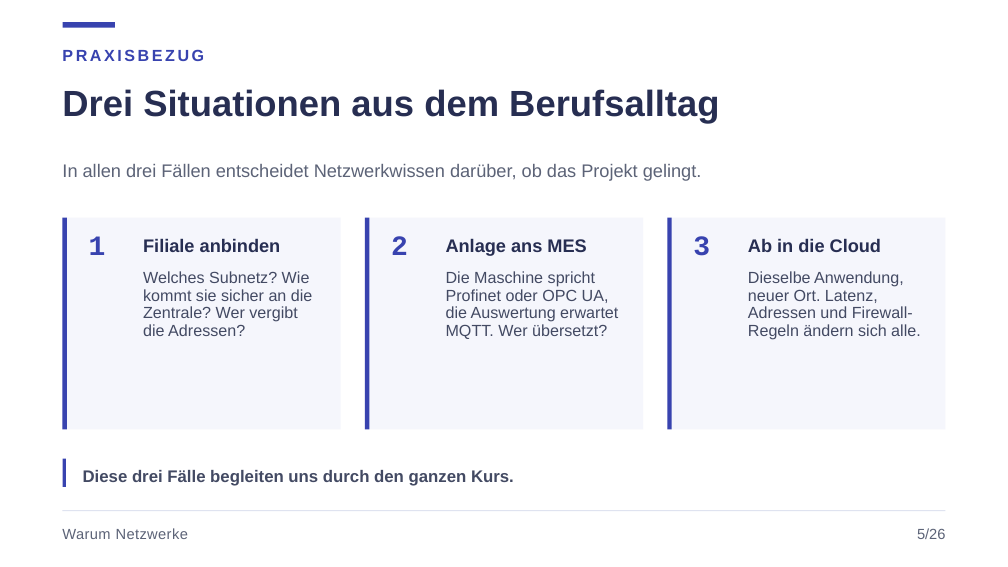
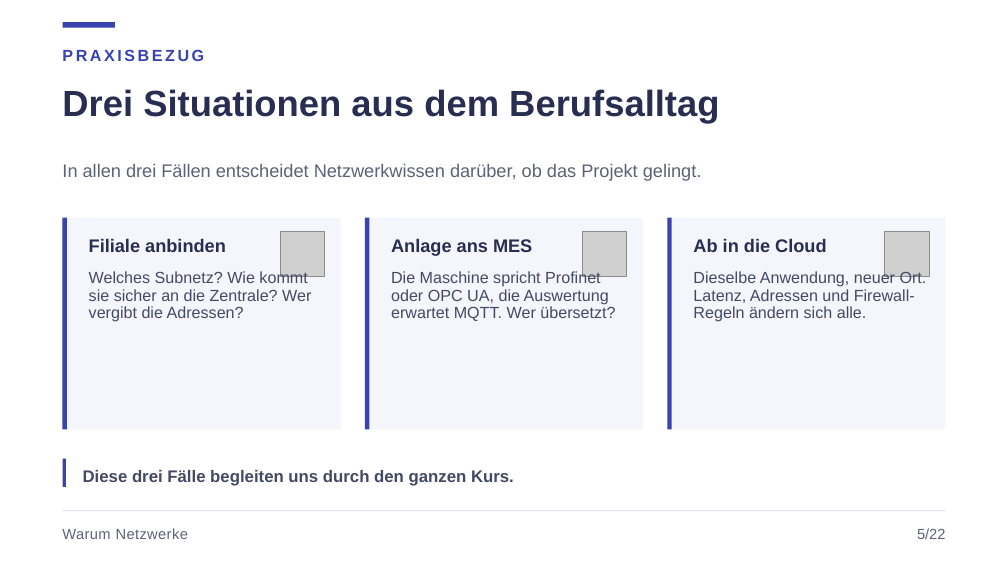
Before and after one commit to JacobMenge/kurs-unterlagen, a slide deck: slide 7 of folien/dist/01-netzwerke-grundlagen.pptx. Drawn at 1008x567 pixels with LibreOffice and Linux fonts; fonts in the diff are those of the drawing; grey boxes stand for pictures. Boxes give left, top, right and bottom in pixels: in the first picture for what was removed or moved away, otherwise in the second. Text is boxed around its words. In the diff, an @@ line names an element or a change of style, - is before the commit and + after.

```diff
--- a/folien/dist/01-netzwerke-grundlagen.pptx
+++ b/folien/dist/01-netzwerke-grundlagen.pptx
@@ text "Filiale anbinden": place and size @@
-text "Filiale anbinden" at box(143, 238, 281, 252)
+text "Filiale anbinden" at box(89, 238, 226, 252)
@@ text removed at box(89, 236, 106, 255) @@
-1
@@ picture added at box(280, 232, 325, 276) @@
@@ text "Anlage ans MES": place and size @@
-text "Anlage ans MES" at box(446, 238, 586, 256)
+text "Anlage ans MES" at box(391, 238, 532, 256)
@@ text removed at box(391, 236, 408, 255) @@
-2
@@ picture added at box(583, 232, 627, 276) @@
@@ text "Ab in die Cloud": place and size @@
-text "Ab in die Cloud" at box(748, 238, 881, 252)
+text "Ab in die Cloud" at box(693, 238, 826, 252)
@@ text removed at box(693, 236, 710, 256) @@
-3
@@ picture added at box(885, 232, 929, 276) @@
@@ text "Welches Subnetz? Wie kommt sie ..." rewrapped from box(143, 271, 312, 336) to box(89, 270, 311, 322) @@
@@ text "Die Maschine spricht Profinet oder ..." rewrapped from box(446, 271, 618, 339) to box(391, 270, 615, 321) @@
@@ text "Dieselbe Anwendung, neuer Ort. Latenz, ..." rewrapped from box(748, 271, 921, 340) to box(693, 270, 927, 322) @@
@@ text at box(917, 528, 945, 539): text changed @@
-5/26
+5/22
```
Also in this commit, not shown: 16 other slides changed, 6 slides added, 10 slides removed, 22 other files.
